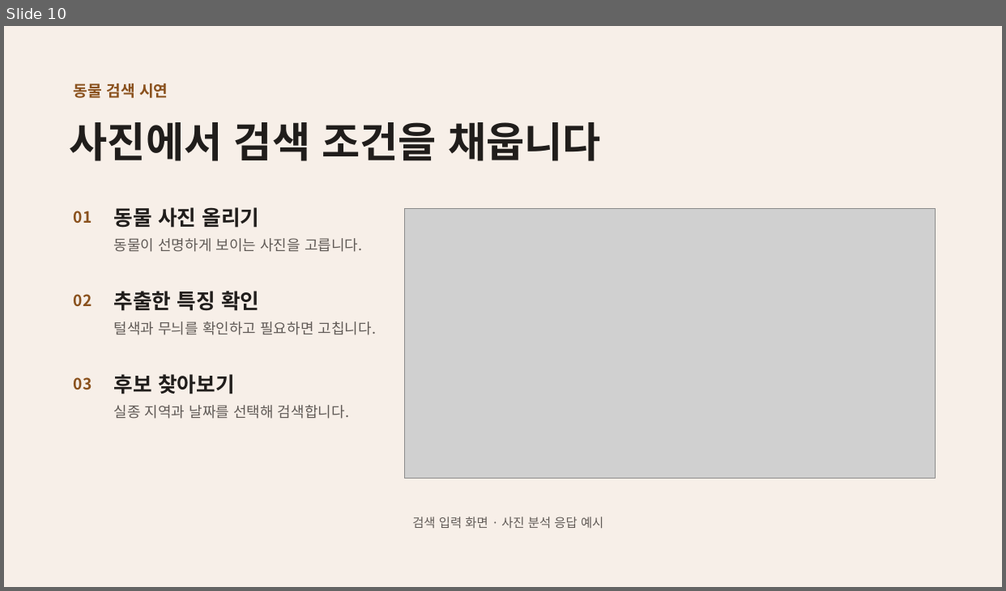
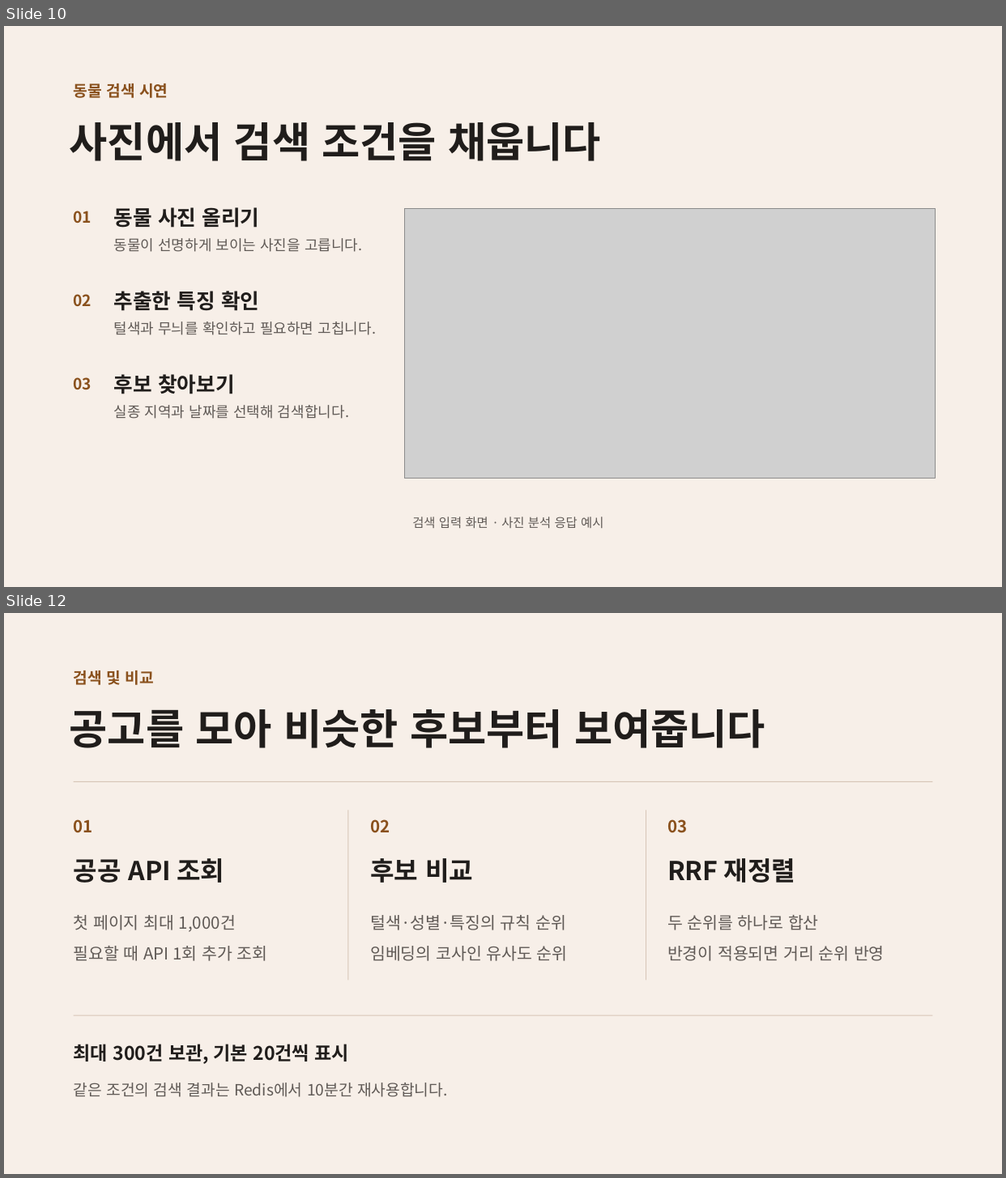
Before and after one commit to aio-03-p2-team1/aio-03-p2-team1, a slide deck: P2/ppt/dasimanna-team-intro.pptx. Shown one above the other, each under a label of ours: slide 10 before the commit, slides 10 and 12 after it; the slides between them are not shown. The pictures are 1006x591 and 1006x1178 pixels, drawn with LibreOffice and Linux fonts; fonts in the diff are those of the drawing; grey boxes stand for pictures. Boxes give left, top, right and bottom in pixels: in the first picture for what was removed or moved away, otherwise in the second. Text is boxed around its words. In the diff, an @@ line names an element or a change of style, - is before the commit and + after.

Commit message:
docs: 발표 목차 재배치 및 검색 기술 슬라이드 추가

```diff
--- a/P2/ppt/dasimanna-team-intro.pptx
+++ b/P2/ppt/dasimanna-team-intro.pptx
@@ slide 12 added at <box>4,613,1002,1174</box>, background #F7EFE8 @@
@@ text added at <box>74,671,153,685</box>, 15 pt, text #8A511D, bold @@
+검색 및 비교
@@ text added at <box>70,709,765,748</box>, 40 pt, text #201D1B, bold @@
+공고를 모아 비슷한 후보부터 보여줍니다
@@ rectangle added at <box>74,781,933,782</box>, fill #D7C5B6 @@
@@ text added at <box>74,820,93,833</box>, 16 pt, text #8A511D, bold @@
+01
@@ rectangle added at <box>347,811,348,981</box>, fill #D7C5B6 @@
@@ text added at <box>370,820,390,833</box>, 16 pt, text #8A511D, bold @@
+02
@@ rectangle added at <box>646,811,646,981</box>, fill #D7C5B6 @@
@@ text added at <box>667,820,687,833</box>, 16 pt, text #8A511D, bold @@
+03
@@ text added at <box>74,858,224,883</box>, 25 pt, text #201D1B, bold @@
+공공 API 조회
@@ text added at <box>370,858,473,883</box>, 25 pt, text #201D1B, bold @@
+후보 비교
@@ text added at <box>667,858,795,883</box>, 25 pt, text #201D1B, bold @@
+RRF 재정렬
@@ text added at <box>74,915,236,932</box>, 16 pt, text #605A56 @@
+첫 페이지 최대 1,000건
@@ text added at <box>370,915,566,931</box>, 16 pt, text #605A56 @@
+털색·성별·특징의 규칙 순위
@@ text added at <box>667,915,819,931</box>, 16 pt, text #605A56 @@
+두 순위를 하나로 합산
@@ text added at <box>74,946,268,961</box>, 16 pt, text #605A56 @@
+필요할 때 API 1회 추가 조회
@@ text added at <box>370,946,568,961</box>, 16 pt, text #605A56 @@
+임베딩의 코사인 유사도 순위
@@ text added at <box>667,946,884,961</box>, 16 pt, text #605A56 @@
+반경이 적용되면 거리 순위 반영
@@ rectangle added at <box>74,1016,933,1016</box>, fill #D7C5B6 @@
@@ text added at <box>74,1044,350,1064</box>, 18 pt, text #201D1B, bold @@
+최대 300건 보관, 기본 20건씩 표시
@@ text added at <box>74,1083,448,1097</box>, 15 pt, text #605A56 @@
+같은 조건의 검색 결과는 Redis에서 10분간 재사용합니다.
```
Also in this commit, not shown: 3 other slides added, 1 other file.
